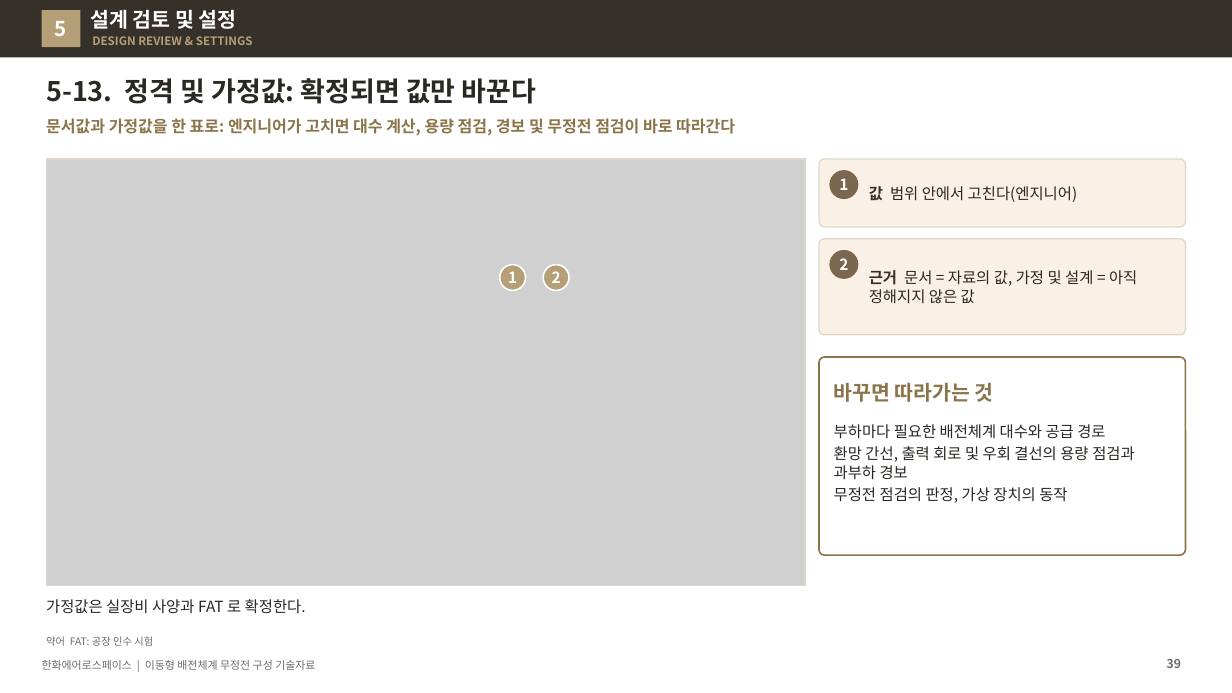
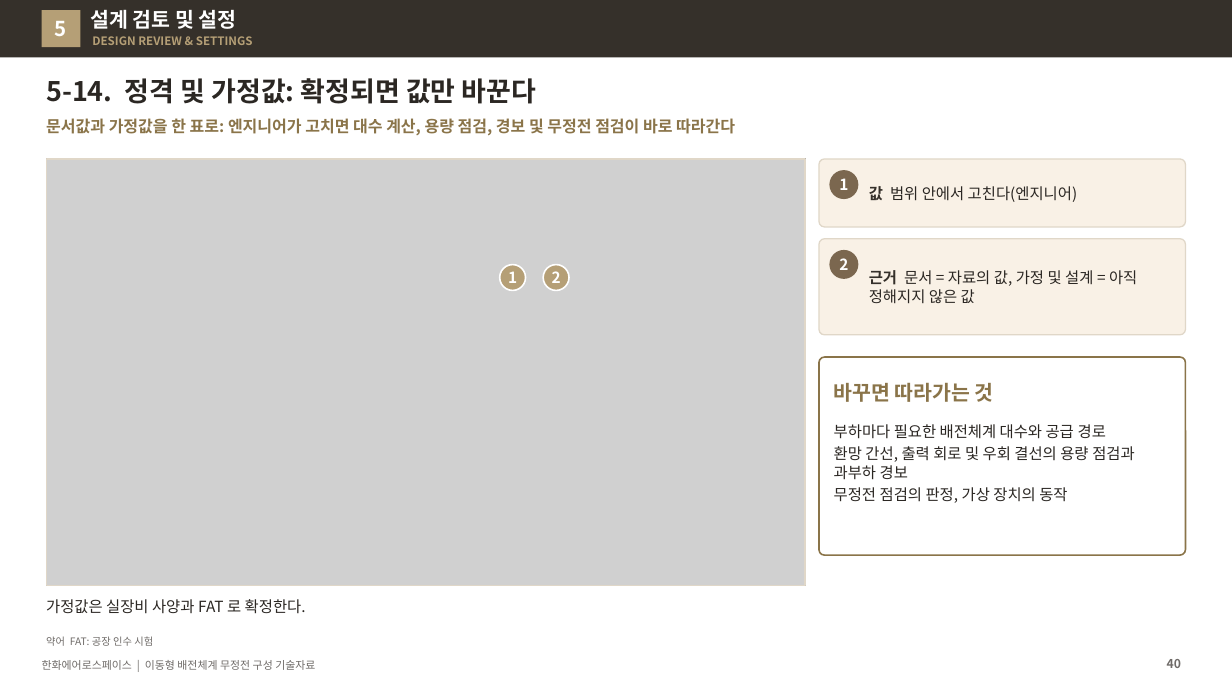
Before and after one commit to byunjd112-hue/headroom, a slide deck: slide 40 of mobile_ems/docs/out/IFPS_이동형배전체계_무정전구성_기술자료_Rev72.pptx (slide 39 before the commit). Drawn at 1232x693 pixels with LibreOffice and Linux fonts; fonts in the diff are those of the drawing; grey boxes stand for pictures. Boxes give left, top, right and bottom in pixels: in the first picture for what was removed or moved away, otherwise in the second. Text is boxed around its words. In the diff, an @@ line names an element or a change of style, - is before the commit and + after.

```diff
--- a/mobile_ems/docs/out/IFPS_이동형배전체계_무정전구성_기술자료_Rev72.pptx
+++ b/mobile_ems/docs/out/IFPS_이동형배전체계_무정전구성_기술자료_Rev72.pptx
@@ title at [46, 78, 536, 104]: text changed @@
-5-13. 정격 및 가정값: 확정되면 값만 바꾼다
+5-14. 정격 및 가정값: 확정되면 값만 바꾼다
@@ page number at [1167, 659, 1181, 668]: text changed @@
-39
+40
```
Also in this commit, not shown: 14 other slides changed, 1 slide added, 4 other files.
